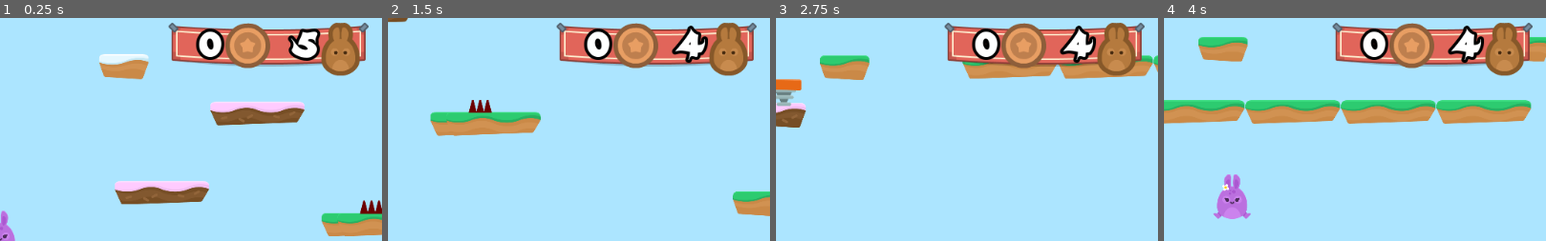
Above: before the commit, frames 1-4 (left to right).
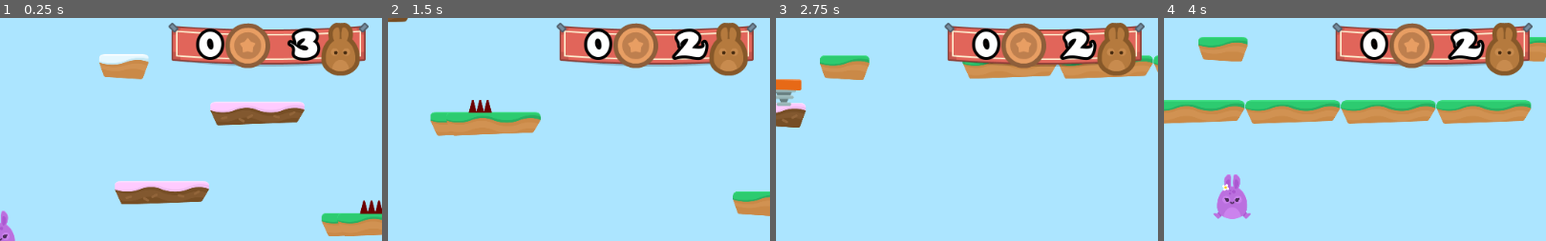
Above: after the commit, the same moments.

Repository: alexandrepeluchi/godot-udemy
Game: Godot game, scene res://Levels/Level1.tscn
The game is run twice, just before and just after one commit, with the same random seed, the same clock (stepped at 60 frames per second) and the same inputs.
Inputs:
- Up to frame 1 (0.25 s): no input
- Up to frame 2 (1.5 s): hold D (right) from 0.53 s (still down); tap W (jump) at 0.77 s
- Up to frame 3 (2.75 s): tap W (jump) at 1.52 s; release D (right) at 2.03 s; hold A (left) from 2.03 s (still down)
- Up to frame 4 (4 s): release A (left) at 2.78 s; hold D (right) from 2.78 s (still down); tap W (jump) at 3.02, 3.77 s
The pictures show only the part of the screen within x 50-100%, y 2-52%; the shares and areas given below are measured in that part.

The runs differ from the first frame. In frame 1, 0.6% of the frame differs, in the area x 75-84%, y 4-20%; in frame 2, 0.8%, in the area x 74-84%, y 3-21%; in frame 3, 0.8%; in frame 4, 0.8%.

Commit message:
Criado as animações de coleta e giro da moeda

Diff:
--- /dev/null
+++ b/Hoppy Days/Items/Coin.gd
@@ -0,0 +1,4 @@
+extends Node2D
+
+func _on_Area2D_body_entered(body):
+	pass
--- /dev/null
+++ b/Hoppy Days/Items/Coin.tscn
@@ -0,0 +1,59 @@
+[gd_scene load_steps=10 format=2]
+
+[ext_resource path="res://Items/Coin.gd" type="Script" id=1]
+[ext_resource path="res://GFX/Items/bronze_3.png" type="Texture" id=2]
+[ext_resource path="res://GFX/Items/bronze_4.png" type="Texture" id=3]
+[ext_resource path="res://GFX/Items/bronze_1.png" type="Texture" id=4]
+[ext_resource path="res://GFX/Items/bronze_2.png" type="Texture" id=5]
+[ext_resource path="res://SFX/coin_SFX.wav" type="AudioStream" id=6]
+
+[sub_resource type="SpriteFrames" id=1]
+animations = [ {
+"frames": [ ExtResource( 4 ), ExtResource( 5 ), ExtResource( 2 ), ExtResource( 3 ), ExtResource( 2 ), ExtResource( 5 ) ],
+"loop": true,
+"name": "default",
+"speed": 10.0
+} ]
+
+[sub_resource type="CircleShape2D" id=2]
+radius = 43.7485
+
+[sub_resource type="Animation" id=3]
+resource_name = "die"
+length = 0.5
+tracks/0/type = "value"
+tracks/0/path = NodePath(".:scale")
+tracks/0/interp = 1
+tracks/0/loop_wrap = true
+tracks/0/imported = false
+tracks/0/enabled = true
+tracks/0/keys = {
+"times": PoolRealArray( 0, 0.2, 0.5 ),
+"transitions": PoolRealArray( 1, 1, 1 ),
+"update": 0,
+"values": [ Vector2( 1, 1 ), Vector2( 1.5, 1.5 ), Vector2( 0.01, 0.01 ) ]
+}
+
+[node name="Coin" type="Node2D"]
+scale = Vector2( 0.01, 0.01 )
+script = ExtResource( 1 )
+
+[node name="AnimatedSprite" type="AnimatedSprite" parent="."]
+frames = SubResource( 1 )
+frame = 2
+playing = true
+
+[node name="Area2D" type="Area2D" parent="."]
+collision_layer = 8
+
+[node name="CollisionShape2D" type="CollisionShape2D" parent="Area2D"]
+visible = false
+shape = SubResource( 2 )
+
+[node name="AudioStreamPlayer2D" type="AudioStreamPlayer2D" parent="."]
+stream = ExtResource( 6 )
+volume_db = -15.0
+
+[node name="AnimationPlayer" type="AnimationPlayer" parent="."]
+anims/die = SubResource( 3 )
+[connection signal="body_entered" from="Area2D" to="." method="_on_Area2D_body_entered"]
--- a/Hoppy Days/Levels/Level1.tscn
+++ b/Hoppy Days/Levels/Level1.tscn
@@ -10,6 +10,7 @@
 
 [node name="Level1" type="Node2D"]
 script = ExtResource( 6 )
+lives = 3
 
 [node name="Player" parent="." instance=ExtResource( 1 )]
 position = Vector2( 499.164, 247.004 )
